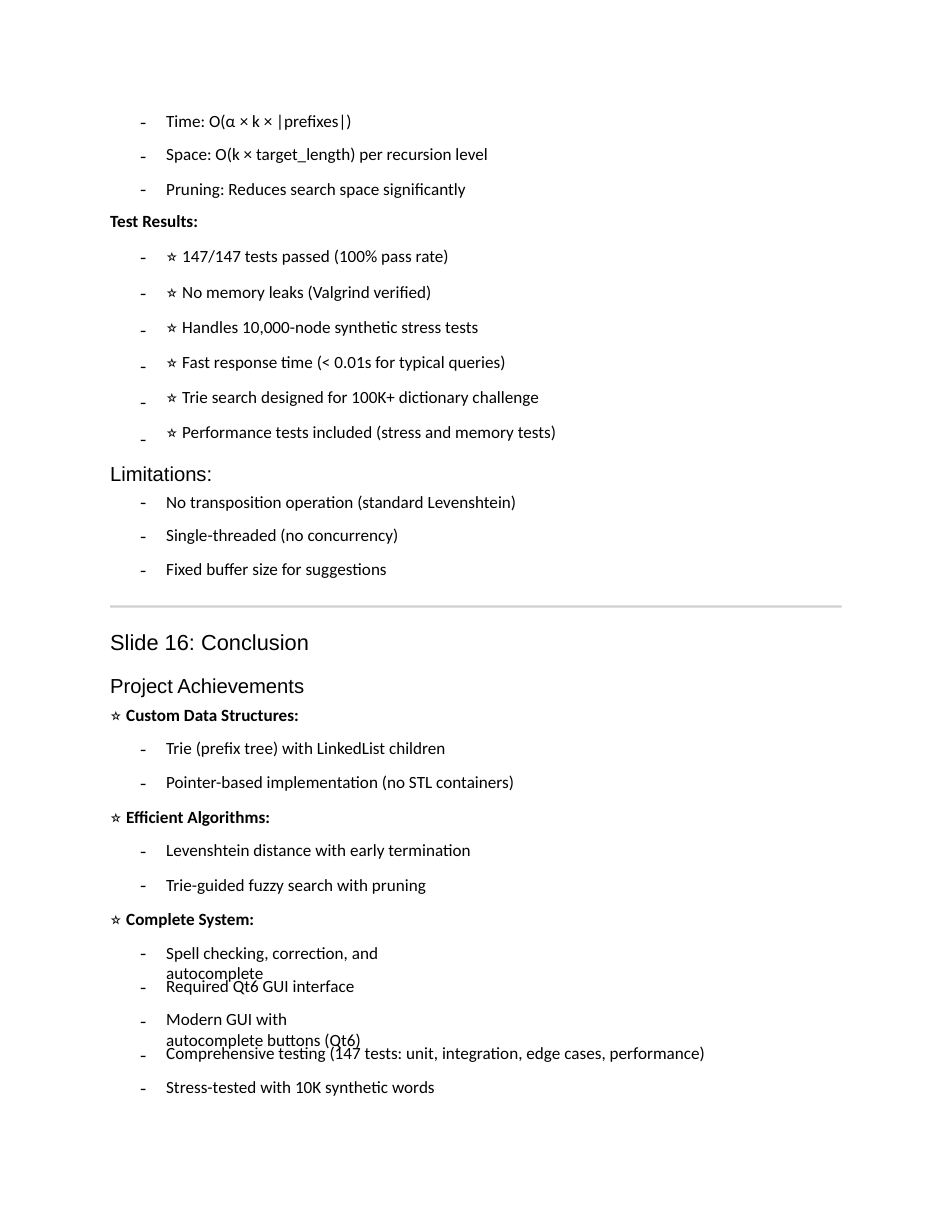
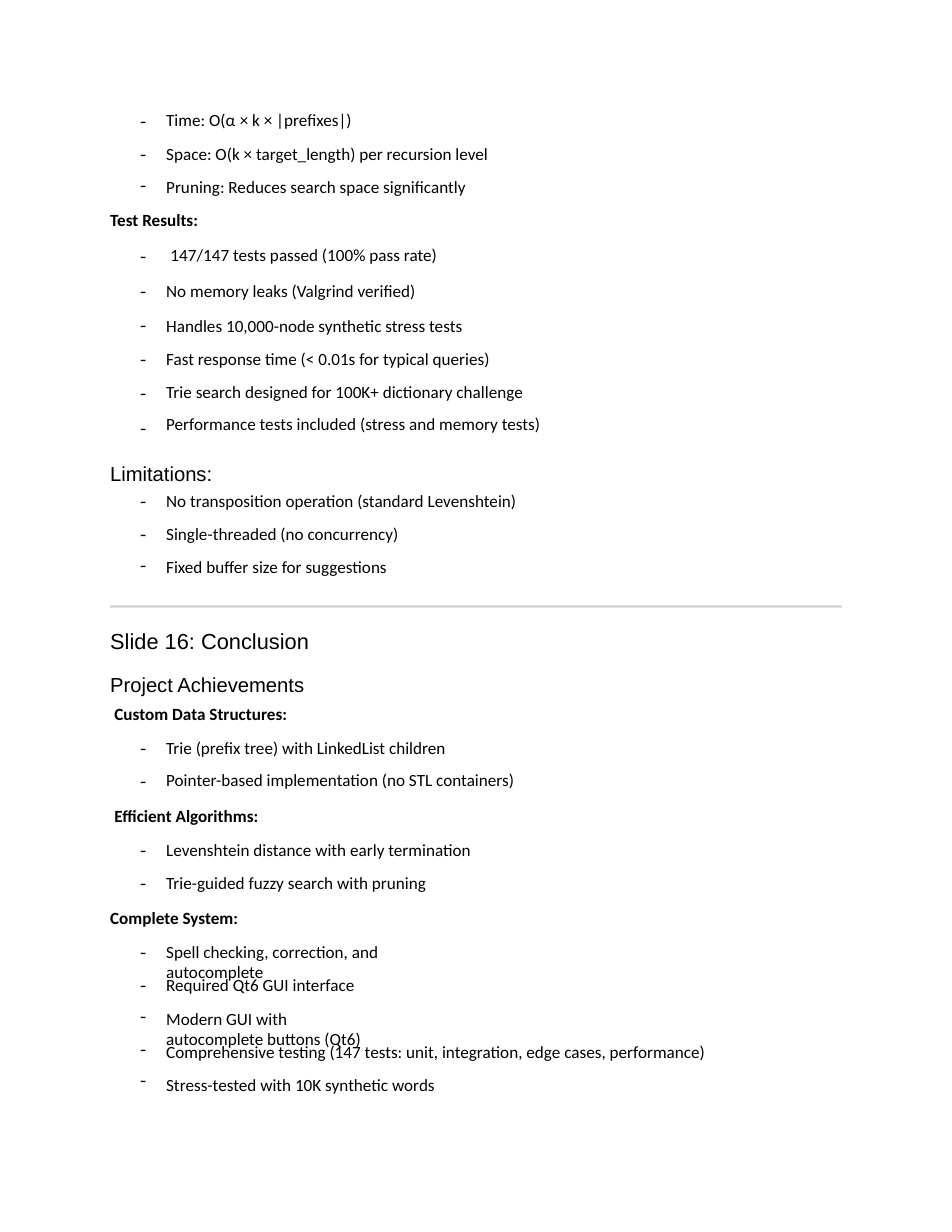
Before and after one commit to KenanOzcakir/Yeditepe-CSE-211-SpringTermProject, a slide deck: slide 13 of docs/presentation.pptx. Drawn at 952x1232 pixels with LibreOffice and Linux fonts; fonts in the diff are those of the drawing; grey boxes stand for pictures. Boxes give left, top, right and bottom in pixels: in the first picture for what was removed or moved away, otherwise in the second. Text is boxed around its words. In the diff, an @@ line names an element or a change of style, - is before the commit and + after.

```diff
--- a/docs/presentation.pptx
+++ b/docs/presentation.pptx
@@ line spacing 12.5pt to 12pt in 3 elements at [138, 739, 167, 792], [138, 841, 167, 894], [138, 248, 167, 439] @@
@@ text at [170, 248, 437, 264]: text changed @@
-⭐ 147/147 tests passed (100% pass rate)
+147/147 tests passed (100% pass rate)
@@ text at [166, 284, 416, 300]: text changed @@
-⭐ No memory leaks (Valgrind verified)
+No memory leaks (Valgrind verified)
@@ text at [166, 320, 540, 433]: text changed @@
-⭐ Handles 10,000-node synthetic stress tests
-⭐ Fast response time (< 0.01s for typical queries)
-⭐ Trie search designed for 100K+ dictionary challenge
-⭐ Performance tests included (stress and memory tests)
+Handles 10,000-node synthetic stress tests
+Fast response time (< 0.01s for typical queries)
+Trie search designed for 100K+ dictionary challenge
+Performance tests included (stress and memory tests)
@@ line spacing 13.4pt to 13pt in 5 elements at [166, 1044, 705, 1094], [166, 741, 514, 789], [166, 147, 487, 196], [166, 844, 470, 892], [166, 527, 399, 576] @@
@@ text at [114, 708, 287, 720]: text changed @@
-⭐ Custom Data Structures:
+Custom Data Structures:
@@ text at [114, 810, 259, 825]: text changed @@
-⭐ Efficient Algorithms:
+Efficient Algorithms:
@@ text at [110, 912, 239, 927]: text changed @@
-⭐ Complete System:
+Complete System:
@@ line spacing 12.5pt to 12pt; less space between paragraphs in 3 elements at [138, 112, 167, 196], [138, 493, 167, 577], [138, 944, 167, 1092] @@
```
Also in this commit, not shown: 13 other slides changed.
